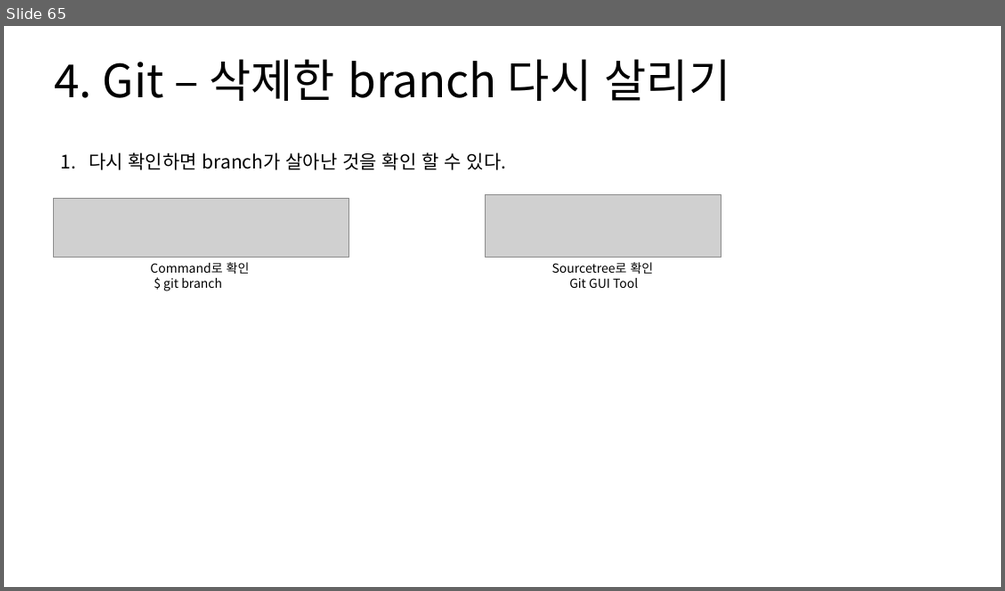
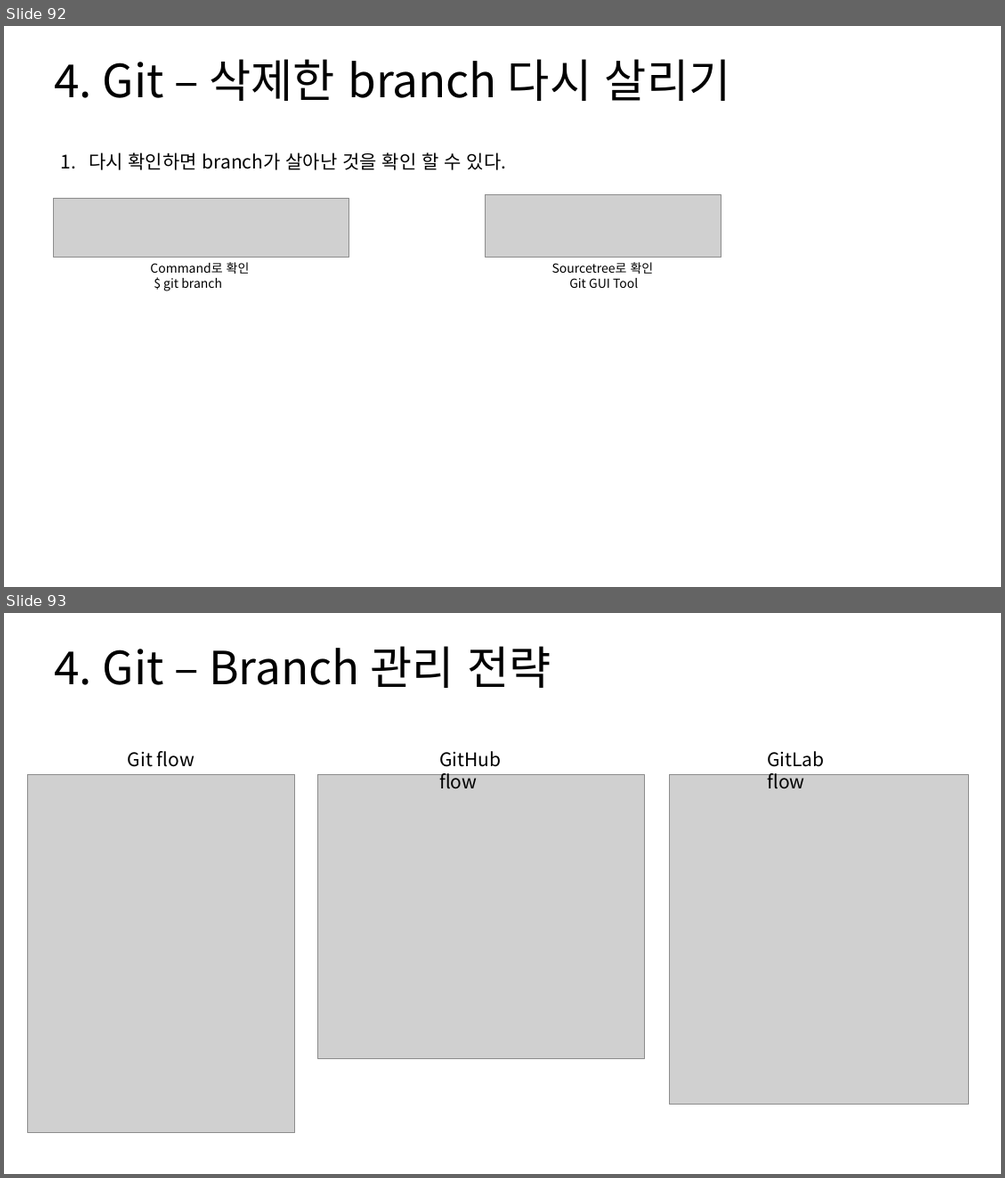
Before and after one commit to SungIn-Shin/git_powerpoint, a slide deck: git_from_the_hell.pptx. Shown one above the other, each under a label of ours: slide 65 before the commit, slides 92 and 93 after it. The pictures are 1005x591 and 1005x1178 pixels, drawn with LibreOffice and Linux fonts; fonts in the diff are those of the drawing; grey boxes stand for pictures. Boxes give left, top, right and bottom in pixels: in the first picture for what was removed or moved away, otherwise in the second. Text is boxed around its words. In the diff, an @@ line names an element or a change of style, - is before the commit and + after.

```diff
--- a/git_from_the_hell.pptx
+++ b/git_from_the_hell.pptx
@@ slide 93 added at bbox=[4, 613, 1001, 1174], background #FFFFFF @@
@@ title added at bbox=[54, 646, 550, 688], 44 pt, text #000000 @@
+4. Git – Branch 관리 전략
@@ text added at bbox=[128, 751, 194, 767], 18 pt, text #000000 @@
+Git flow
@@ text added at bbox=[439, 751, 501, 789], 18 pt, text #000000 @@
+GitHub flow
@@ text added at bbox=[767, 751, 824, 789], 18 pt, text #000000 @@
+GitLab flow
@@ picture added at bbox=[28, 774, 295, 1133] @@
@@ picture added at bbox=[318, 774, 644, 1058] @@
@@ picture added at bbox=[669, 774, 968, 1104] @@
@@ what was slide 65 is now slide 92 @@
```
Also in this commit, not shown: 1 slide changed, 26 other slides added.
